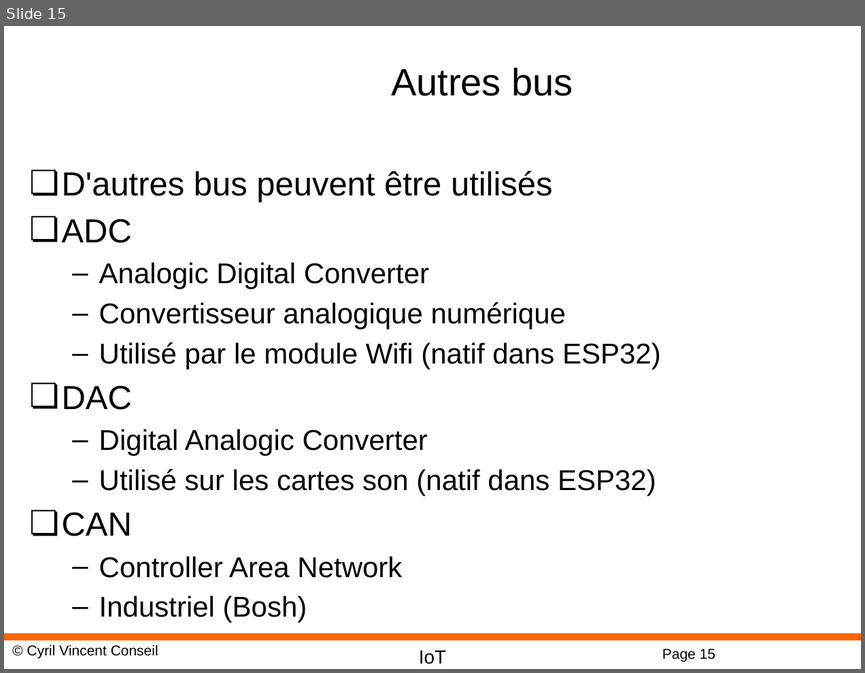
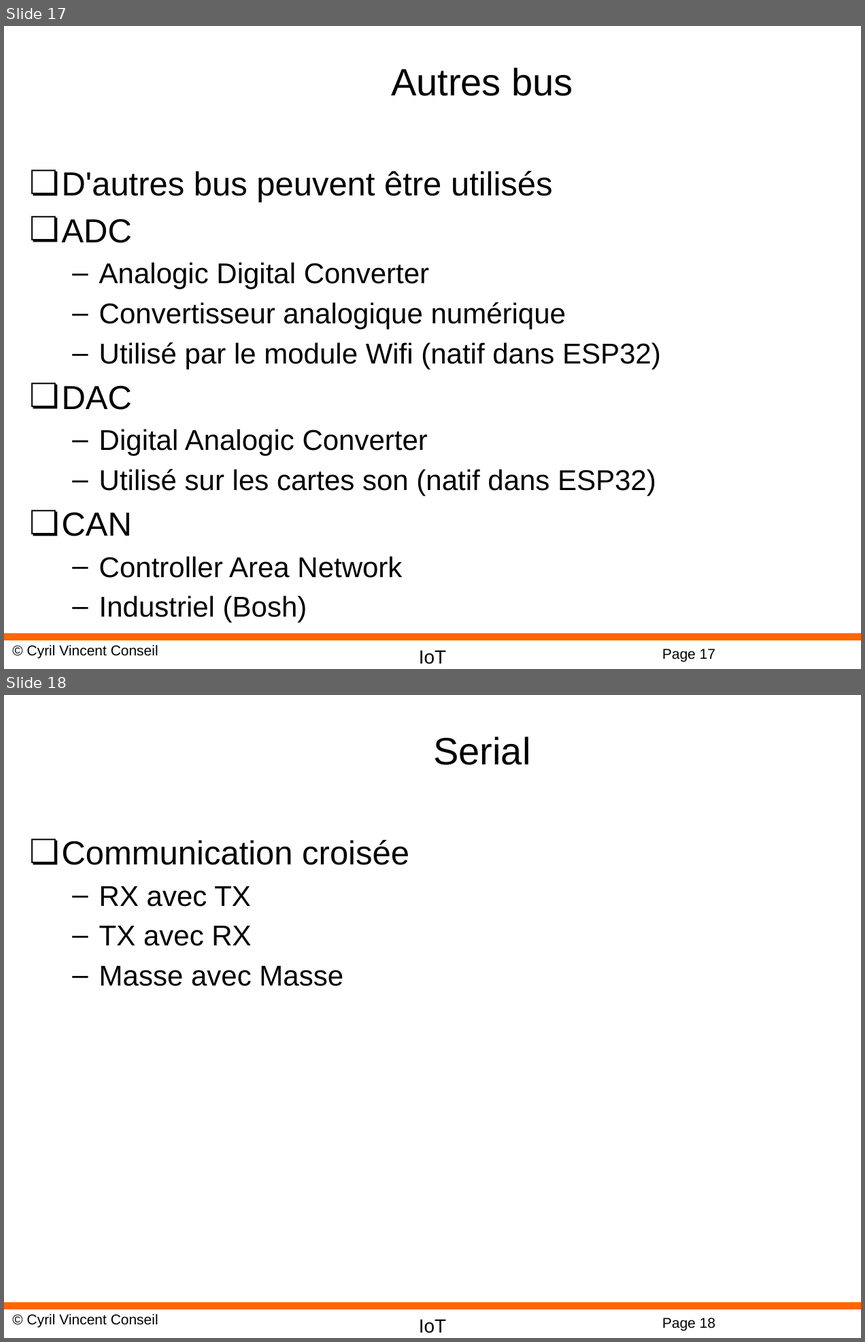
Before and after one commit to cyrilvincent/IoT, a slide deck: ppt/IoT20-MicropythonBus.pptx. Shown one above the other, each under a label of ours: slide 15 before the commit, slides 17 and 18 after it. The pictures are 865x673 and 865x1342 pixels, drawn with LibreOffice and Linux fonts; fonts in the diff are those of the drawing; background and template pictures are left out. Boxes give left, top, right and bottom in pixels: in the first picture for what was removed or moved away, otherwise in the second. Text is boxed around its words. In the diff, an @@ line names an element or a change of style, - is before the commit and + after.

```diff
--- a/ppt/IoT20-MicropythonBus.pptx
+++ b/ppt/IoT20-MicropythonBus.pptx
@@ slide 18 added at box(4, 695, 861, 1338), background #FFFFFF; not listed: 4 template elements that a slide beside it also shows @@
@@ title added at box(433, 736, 530, 765), 32 pt, text #000000 @@
+Serial
@@ text added at box(62, 840, 409, 986), 24 pt, text #000000 @@
+❏ Communication croisée
+  – RX avec TX
+  – TX avec RX
+  – Masse avec Masse
@@ what was slide 15 is now slide 17 @@
@@ page number at box(662, 648, 715, 661): text changed @@
-Page 15
+Page 17
```
Also in this commit, not shown: 1 slide changed, 3 other slides added, 1 slide removed, 5 other files.
